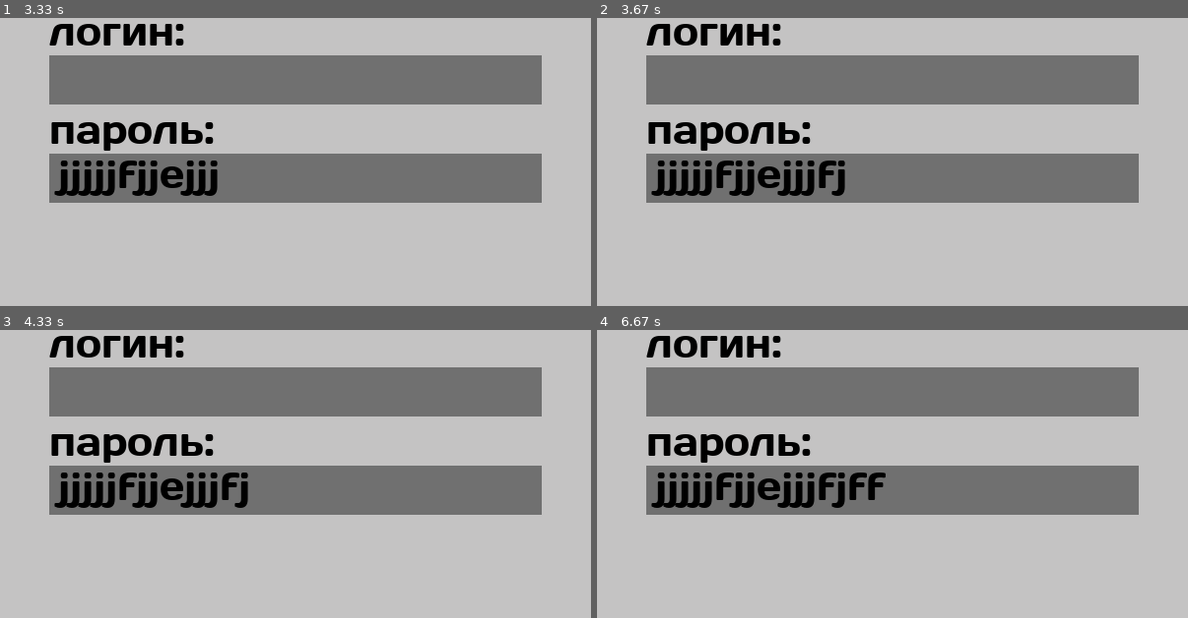
Above: before the commit, frames 1-4 (two rows, left to right).
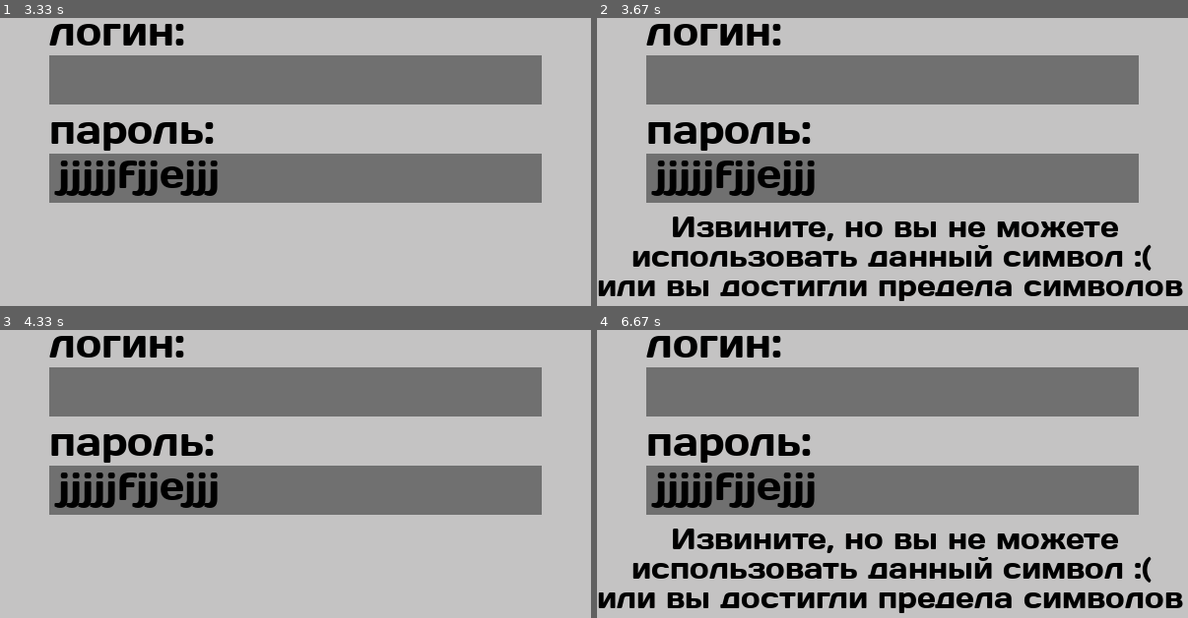
Above: after the commit, the same moments.

Repository: DaniilDrokin/PyGame1Project
Game: pygame game, started from main.py
The game is run twice, just before and just after one commit, with the same random seed, the same clock (stepped at 60 frames per second) and the same inputs.
Inputs (mouse positions are in pixels of both pictures, inside the frame that each line leads up to):
- Up to frame 1 (3.33 s): click (271, 156) at 0.38 s; tap J at 0.67, 1.07, 1.37, 1.57, 1.9, 2.2, 2.4, 2.7, 2.97, 3.3 s; tap F at 1.98 s; tap E at 2.48 s
- Up to frame 2 (3.67 s): tap F at 3.38 s; tap J at 3.6 s
- Up to frame 3 (4.33 s): tap Space at 3.67 s
- Up to frame 4 (6.67 s): tap Space at 5.13, 5.53, 5.83, 6.53 s; tap F at 5.22, 6.62 s

Frame 1 is identical in both runs. In frame 2, 9.3% of the frame differs, in the area x 0-100%, y 49-99%; in frame 3, 0.3%; in frame 4, 9.6%.

Commit message:
version 0.12

Diff:
--- a/Registration.py
+++ b/Registration.py
@@ -107,7 +107,7 @@
                     text_3 = font.render(login_text, True, (0, 0, 0))
                 else:
                     if 65 <= event.key <= 122 and event.key != 91 and event.key != 92 and event.key != 93\
-                            and len(login_text) < 18:
+                            and len(login_text) < 12:
                         login_text += chr(event.key)
                         text_3 = font.render(login_text, True, (0, 0, 0))
                         error_flag = False
@@ -120,7 +120,7 @@
                     text_4 = font.render(password_text, True, (0, 0, 0))
                 else:
                     if 65 <= event.key <= 122 and event.key != 91 and event.key != 92 and event.key != 93\
-                            and len(password_text) < 18:
+                            and len(password_text) < 12:
                         password_text += chr(event.key)
                         text_4 = font.render(password_text, True, (0, 0, 0))
                         error_flag = False
